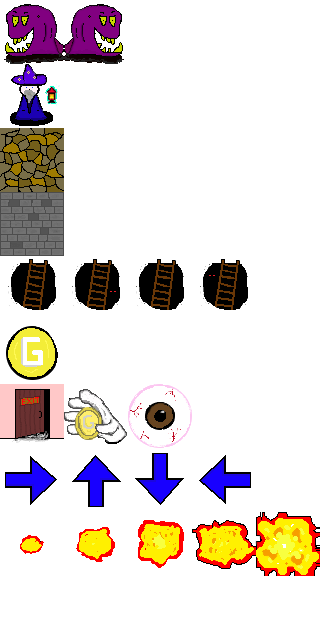
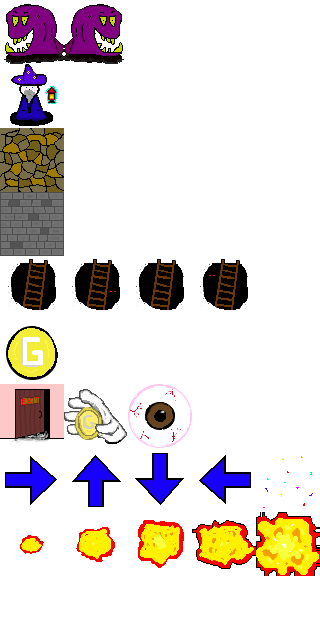
Comparing the layer stacks of the two 320x640 images. Changes:
added layer "fireball #1" above "fireball" over [263, 456, 313, 508]
